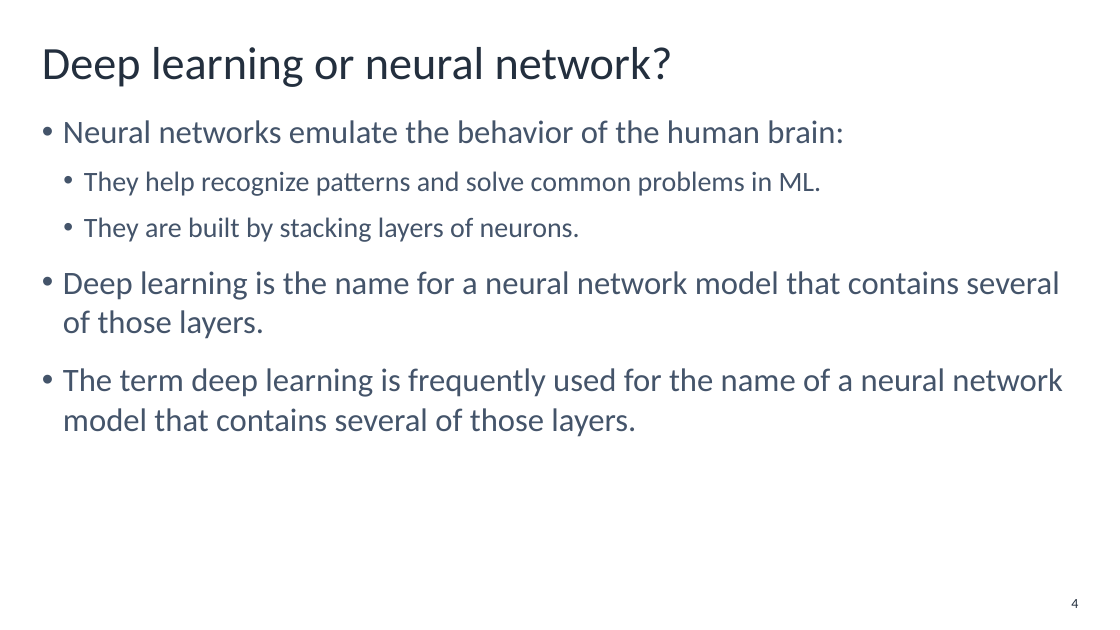
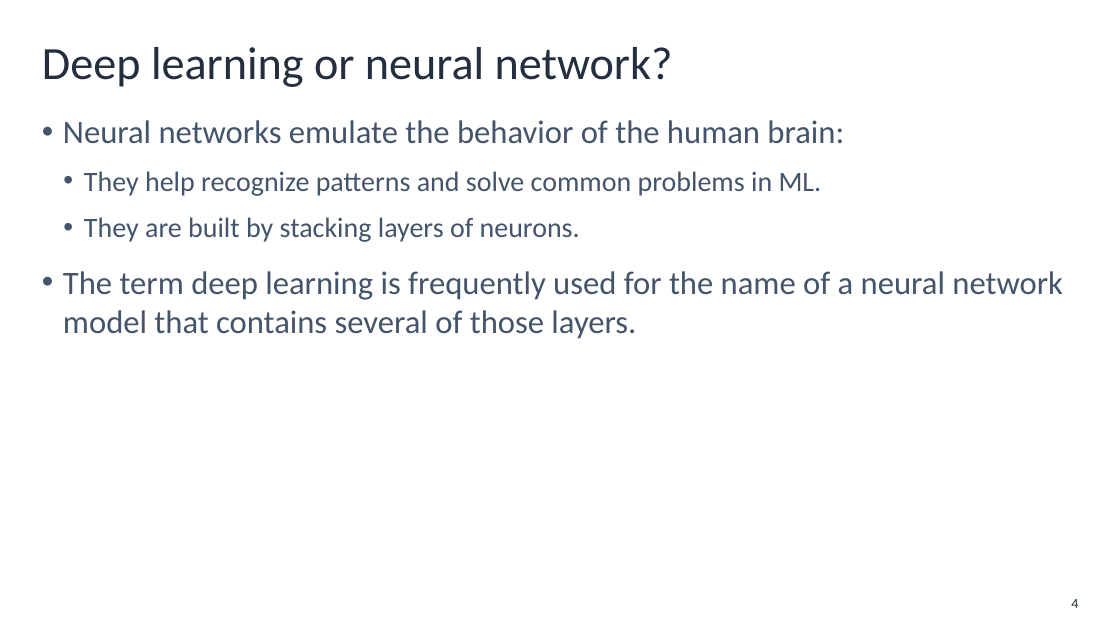
Before and after one commit to aws-mlu/aws-mlu-eep-traditional-ml, a slide deck: slide 4 of mlu-dlti/Lessons/DEV_MLUDTI-EN-M1-L1.pptx. Drawn at 1120x630 pixels with LibreOffice and Linux fonts; fonts in the diff are those of the drawing; background and template pictures are left out. Boxes give left, top, right and bottom in pixels: in the first picture for what was removed or moved away, otherwise in the second. Text is boxed around its words. In the diff, an @@ line names an element or a change of style, - is before the commit and + after.

```diff
--- a/mlu-dlti/Lessons/DEV_MLUDTI-EN-M1-L1.pptx
+++ b/mlu-dlti/Lessons/DEV_MLUDTI-EN-M1-L1.pptx
@@ text at [63,271,1059,339]: paragraph removed @@
-• Deep learning is the name for a neural network model that contains several of those layers.
```
Also in this commit, not shown: 7 other slides changed, 16 other files.
